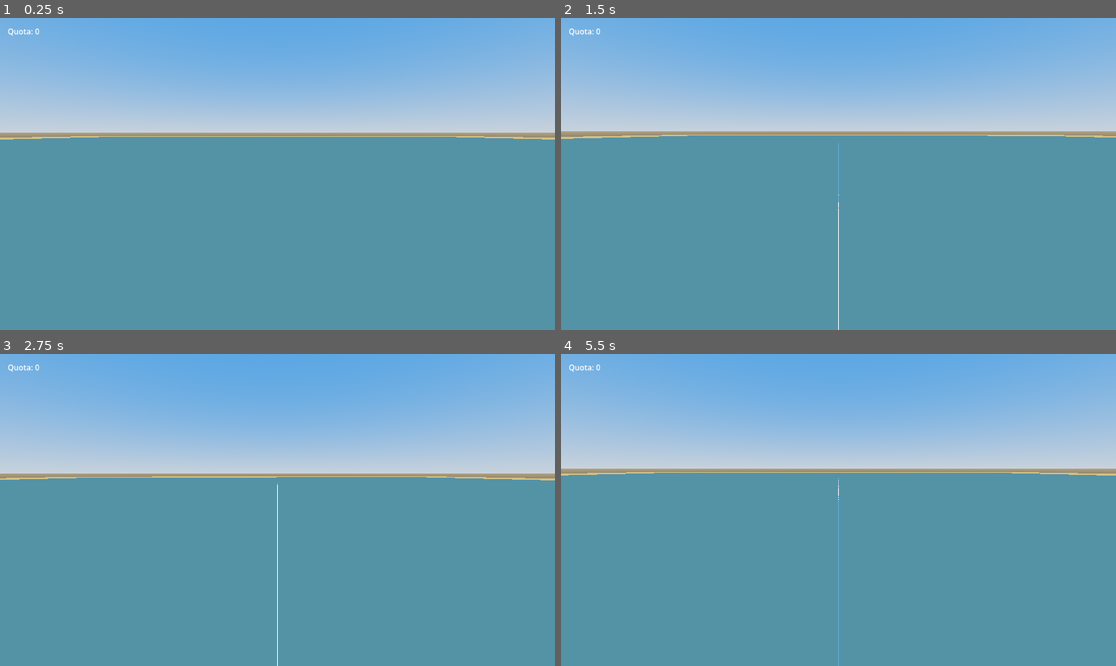
Above: before the commit, frames 1-4 (two rows, left to right).
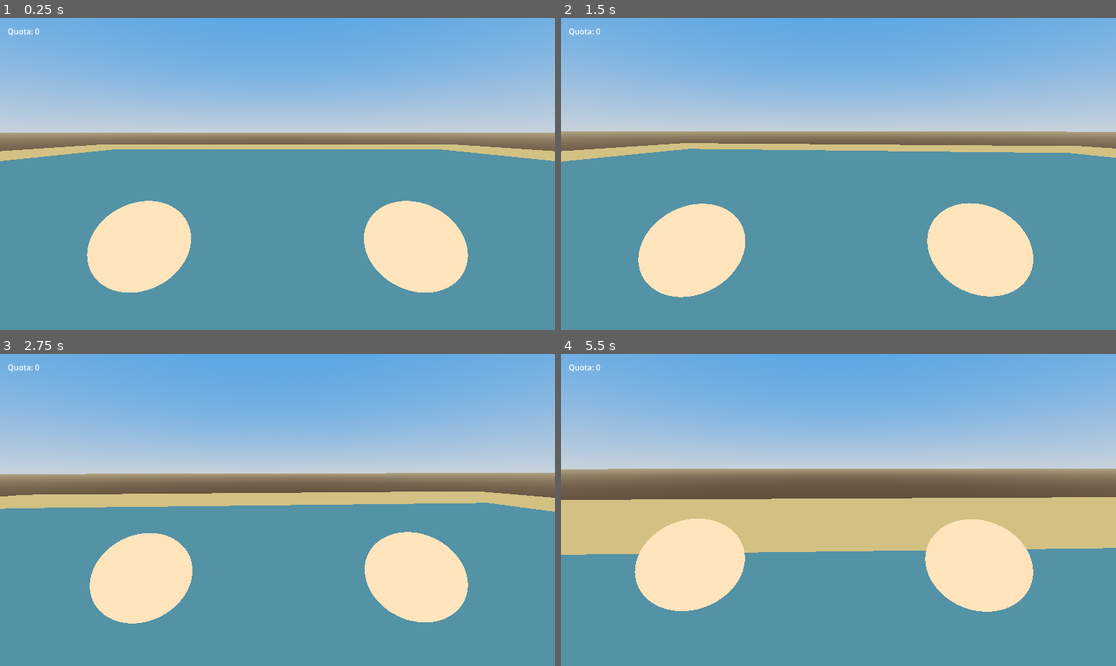
Above: after the commit, the same moments.

Repository: ImDarkly/loki
Game: Godot game, scene res://scenes/main.tscn
Same seed, same stepped clock (60 frames per second), same inputs: the game is played once before the commit and once after it.
Inputs (mouse positions are in pixels of both pictures, inside the frame that each line leads up to):
- Up to frame 1 (0.25 s): no input
- Up to frame 2 (1.5 s): tap Enter at 0.5 s; move the mouse to (866, 174) at 0.52 s; press the mouse at (866, 174) at 0.53 s; hold W (move_forward, bound only after the commit) from 0.53 s (still down); tap Space (jump, bound only after the commit) at 0.77, 0.8, 1.07, 1.35 s; move the mouse to (810, 174) at 1.27 s; release the mouse at (810, 174) at 1.28 s
- Up to frame 3 (2.75 s): keep holding W (move_forward, bound only after the commit); tap Space (jump, bound only after the commit) at 1.52, 1.82, 2.3 s; click (249, 510) at 1.55 s; move the mouse to (288, 503) at 2.02 s; press the mouse at (288, 503) at 2.03 s
- Up to frame 4 (5.5 s): keep holding W (move_forward, bound only after the commit); move the mouse to (832, 516) at 2.77 s; release the mouse at (832, 516) at 2.78 s; click (832, 516) at 2.85 s; tap Space (jump, bound only after the commit) at 3.02, 3.32, 3.6, 3.77, 4.07, 4.52, 4.82, 5.3 s; move the mouse to (877, 513) at 3.52 s; click (877, 513) at 3.67 s; move the mouse to (794, 506) at 4.27 s; click (794, 506) at 4.35 s; move the mouse to (844, 510) at 5.02 s; press the mouse at (844, 510) at 5.03 s

The runs differ from the first frame. In frame 1, 13% of the frame differs, in the area x 0-100%, y 37-88%; in frame 2, 14%; in frame 3, 18%; in frame 4, 32%, in the area x 0-100%, y 36-100%.

Commit message:
Add player movement, hands, jump dynamics, camera shake, and ground collision
- Rewrite player from Node3D to CharacterBody3D with WASD movement
- Add jump with variable height, camera spring bounce, hand motion
- Add camera walking shake (sine-based, tunable via Inspector exports)
- Add hand spheres with slime-like dynamics (walk squish, yaw sway, async follow)
- Add ground collision StaticBody3D to world setup
- Remove spacebar from cast_line and reel actions (left-click only)
- Fix landing check bug (save velocity before move_and_slide)
- Configure GUT test directory

Diff:
--- a/entities/player/player.gd
+++ b/entities/player/player.gd
@@ -1,28 +1,227 @@
-extends Node3D
-
-@onready var camera: Camera3D = $Camera3D
+extends CharacterBody3D
+
+@export var move_speed: float = 5.0
+@export var jump_height: float = 2.0
+@export var mouse_sensitivity: float = 0.002
+@export var fall_gravity_multiplier: float = 1.5
+@export var hand_follow_speed_left: float = 8.0
+@export var hand_follow_speed_right: float = 5.0
+@export var yaw_speed_variation: float = 4.0
+@export var walk_squish_strength: float = 0.05
+@export var walk_squish_decay: float = 8.0
+@export var shake_lateral: float = 0.01
+@export var shake_vertical: float = 0.0075
+@export var shake_forward: float = 0.005
+@export var shake_roll: float = 0.0025
+@export var shake_speed_lateral: float = 12.0
+@export var shake_speed_vertical: float = 10.0
+@export var shake_speed_forward: float = 8.0
+@export var shake_speed_roll: float = 14.0
+@export var jump_bounce_impulse: float = 0.3
+@export var land_bounce_impulse: float = 0.18
+@export var bounce_stiffness: float = 50.0
+@export var bounce_damping: float = 8.0
+@export var hand_jump_raise: float = 0.03
+@export var hand_land_drop: float = 0.025
+@export var hand_bounce_decay: float = 10.0
+@export var jump_cut_multiplier: float = 0.5
+
+
+@onready var head: Node3D = $Head
+@onready var camera: Camera3D = $Head/Camera3D
 @onready var fishing_mechanic: Node3D = $FishingMechanic
+@onready var hand_left: MeshInstance3D = $Head/HandLeft
+@onready var hand_right: MeshInstance3D = $Head/HandRight
+@onready var body_mesh: MeshInstance3D = $BodyMesh
+
+var _gravity: float = ProjectSettings.get_setting("physics/3d/default_gravity")
+var _jump_velocity: float
+
+var _hand_base_left: Vector3
+var _hand_base_right: Vector3
+var _prev_yaw: float = 0.0
+var _was_moving: bool = false
+var _walk_squish_offset: float = 0.0
+var _was_on_floor: bool = true
+var _cam_home: Vector3
+var _bounce_pos: float = 0.0
+var _bounce_vel: float = 0.0
+var _hand_bounce: float = 0.0
 
 
 func _ready() -> void:
 	randomize()
 	Input.mouse_mode = Input.MOUSE_MODE_CAPTURED
 
-	if not InputMap.has_action("cast_line"):
-		InputMap.add_action("cast_line")
-		var mouse_event := InputEventMouseButton.new()
-		mouse_event.button_index = MOUSE_BUTTON_LEFT
-		InputMap.action_add_event("cast_line", mouse_event)
-		var space_event := InputEventKey.new()
-		space_event.physical_keycode = KEY_SPACE
-		InputMap.action_add_event("cast_line", space_event)
-
-
-func _input(event: InputEvent) -> void:
+	_jump_velocity = sqrt(2.0 * _gravity * jump_height)
+
+	_setup_collision_shape()
+	_setup_meshes()
+	_setup_input_actions()
+
+	camera.position = Vector3.ZERO
+	_cam_home = Vector3.ZERO
+
+func _setup_collision_shape() -> void:
+	var shape := CylinderShape3D.new()
+	shape.height = 2.0
+	shape.radius = 0.3
+	var collision_shape := CollisionShape3D.new()
+	collision_shape.shape = shape
+	add_child(collision_shape)
+
+
+func _setup_meshes() -> void:
+	var body_mesh_resource := CylinderMesh.new()
+	body_mesh_resource.height = 2.0
+	body_mesh_resource.top_radius = 0.3
+	body_mesh_resource.bottom_radius = 0.3
+	body_mesh.mesh = body_mesh_resource
+
+	var body_mat := StandardMaterial3D.new()
+	body_mat.albedo_color = Color(0.2, 0.6, 1.0, 0.5)
+	body_mat.transparency = BaseMaterial3D.TRANSPARENCY_ALPHA
+	body_mat.shading_mode = BaseMaterial3D.SHADING_MODE_UNSHADED
+	body_mesh.material_override = body_mat
+
+	_setup_hand(hand_left, Vector3(-0.25, -0.2, -0.35))
+	_setup_hand(hand_right, Vector3(0.25, -0.2, -0.35))
+
+	_hand_base_left = hand_left.position
+	_hand_base_right = hand_right.position
+
+
+func _setup_hand(hand: MeshInstance3D, position_offset: Vector3) -> void:
+	var hand_mesh := SphereMesh.new()
+	hand_mesh.radius = 0.08
+	hand_mesh.height = 0.16
+	hand.mesh = hand_mesh
+	hand.position = position_offset
+
+	var hand_mat := StandardMaterial3D.new()
+	hand_mat.albedo_color = Color(1.0, 0.8, 0.6)
+	hand_mat.shading_mode = BaseMaterial3D.SHADING_MODE_UNSHADED
+	hand.material_override = hand_mat
+
+
+func _setup_input_actions() -> void:
+	_ensure_action("move_forward", KEY_W)
+	_ensure_action("move_back", KEY_S)
+	_ensure_action("move_left", KEY_A)
+	_ensure_action("move_right", KEY_D)
+	_ensure_action("jump", KEY_SPACE)
+
+	_ensure_action("cast_line")
+	_remove_key_from_action("cast_line", KEY_SPACE)
+
+	_remove_key_from_action("reel", KEY_SPACE)
+
+
+func _ensure_action(action: String, keycode: Key = KEY_NONE) -> void:
+	if not InputMap.has_action(action):
+		InputMap.add_action(action)
+	if keycode != KEY_NONE:
+		var event := InputEventKey.new()
+		event.physical_keycode = keycode
+		InputMap.action_add_event(action, event)
+
+
+func _remove_key_from_action(action: String, keycode: Key) -> void:
+	if not InputMap.has_action(action):
+		return
+	for event in InputMap.action_get_events(action):
+		if event is InputEventKey and event.physical_keycode == keycode:
+			InputMap.action_erase_event(action, event)
+
+
+func _process(delta: float) -> void:
+	var speed := Vector2(velocity.x, velocity.z).length()
+	var t := Time.get_ticks_msec() / 1000.0
+
+	var spring_force := -_bounce_pos * bounce_stiffness
+	_bounce_vel += (spring_force - _bounce_vel * bounce_damping) * delta
+	_bounce_pos += _bounce_vel * delta
+
+	var shake_pos := Vector3.ZERO
+	var shake_rot: float = 0.0
+
+	if speed > 0.1:
+		shake_pos = Vector3(
+			sin(t * shake_speed_lateral) * shake_lateral,
+			cos(t * shake_speed_vertical) * shake_vertical,
+			sin(t * shake_speed_forward) * shake_forward
+		)
+		shake_rot = sin(t * shake_speed_roll) * shake_roll
+
+	camera.position = _cam_home + shake_pos + Vector3(0, _bounce_pos, 0)
+	camera.rotation.z = shake_rot
+
+
+func _unhandled_input(event: InputEvent) -> void:
+	if event is InputEventMouseMotion and Input.mouse_mode == Input.MOUSE_MODE_CAPTURED:
+		rotate_y(-event.relative.x * mouse_sensitivity)
+		head.rotate_x(-event.relative.y * mouse_sensitivity)
+		head.rotation.x = clamp(head.rotation.x, deg_to_rad(-89.0), deg_to_rad(89.0))
+
 	if event.is_action_pressed("cast_line") and not fishing_mechanic.is_reeling():
 		fishing_mechanic.cast(global_position, -global_transform.basis.z)
 
-	if event is InputEventMouseMotion and Input.mouse_mode == Input.MOUSE_MODE_CAPTURED:
-		rotate_y(-event.relative.x * 0.002)
-		camera.rotate_x(-event.relative.y * 0.002)
-		camera.rotation.x = clamp(camera.rotation.x, deg_to_rad(-89.0), deg_to_rad(89.0))
+
+func _physics_process(delta: float) -> void:
+	if not is_on_floor():
+		var mult := fall_gravity_multiplier if velocity.y < 0 else 1.0
+		velocity.y -= _gravity * mult * delta
+
+	if Input.is_action_just_pressed("jump") and is_on_floor():
+		velocity.y = _jump_velocity
+		_bounce_vel = -jump_bounce_impulse
+		_hand_bounce = hand_jump_raise
+
+	if Input.is_action_just_released("jump") and velocity.y > 0.0:
+		velocity.y *= jump_cut_multiplier
+
+	var input_dir := Input.get_vector("move_left", "move_right", "move_forward", "move_back")
+	var direction := (transform.basis * Vector3(input_dir.x, 0, input_dir.y)).normalized()
+
+	if direction != Vector3.ZERO:
+		velocity.x = direction.x * move_speed
+		velocity.z = direction.z * move_speed
+	else:
+		velocity.x = move_toward(velocity.x, 0.0, move_speed)
+		velocity.z = move_toward(velocity.z, 0.0, move_speed)
+
+	var was_on_floor := is_on_floor()
+	move_and_slide()
+
+	if not was_on_floor and is_on_floor():
+		_hand_bounce = -hand_land_drop
+
+	_was_on_floor = is_on_floor()
+
+	var is_moving := Vector2(velocity.x, velocity.z).length() > 0.1
+	if is_moving and not _was_moving:
+		_walk_squish_offset = -walk_squish_strength
+	_walk_squish_offset = lerp(_walk_squish_offset, 0.0, walk_squish_decay * delta)
+	_was_moving = is_moving
+
+	var yaw_delta: float = fmod(rotation.y - _prev_yaw, TAU)
+	if yaw_delta > PI:
+		yaw_delta -= TAU
+	elif yaw_delta < -PI:
+		yaw_delta += TAU
+	var yaw_sign: float = sign(yaw_delta)
+	var speed_l: float = hand_follow_speed_left + yaw_sign * yaw_speed_variation
+	var speed_r: float = hand_follow_speed_right - yaw_sign * yaw_speed_variation
+
+	var pitch_factor: float = head.rotation.x / deg_to_rad(89.0)
+	var target_y: float = _hand_base_left.y + pitch_factor * 0.04 + _walk_squish_offset + _hand_bounce
+	hand_left.position.y = lerp(hand_left.position.y, target_y, speed_l * delta)
+	hand_right.position.y = lerp(hand_right.position.y, target_y, speed_r * delta)
+
+	var yaw_sway: float = -yaw_delta * 2.0
+	hand_left.position.x = lerp(hand_left.position.x, _hand_base_left.x + yaw_sway, speed_l * delta)
+	hand_right.position.x = lerp(hand_right.position.x, _hand_base_right.x + yaw_sway, speed_r * delta)
+
+	_hand_bounce = lerp(_hand_bounce, 0.0, hand_bounce_decay * delta)
+
+	_prev_yaw = rotation.y
--- a/scenes/main.tscn
+++ b/scenes/main.tscn
@@ -1,21 +1,28 @@
 [gd_scene format=3 uid="uid://dssphm27dhpip"]
 
-[ext_resource type="Script" path="res://entities/player/player.gd" id="1_n6c3h"]
+[ext_resource type="Script" uid="uid://i4odkxdn61c8" path="res://entities/player/player.gd" id="1_n6c3h"]
 [ext_resource type="PackedScene" path="res://systems/fishing/fishing_mechanic.tscn" id="2_o1vxj"]
-[ext_resource type="Script" path="res://world/world_setup.gd" id="3_y6pqm"]
+[ext_resource type="Script" uid="uid://208xm5t1nmmc" path="res://world/world_setup.gd" id="3_y6pqm"]
 
-[node name="main" type="Node3D"]
+[node name="main" type="Node3D" unique_id=1783119357]
 script = ExtResource("3_y6pqm")
 
-[node name="Player" type="Node3D" parent="."]
+[node name="Player" type="CharacterBody3D" parent="." unique_id=114001188]
 script = ExtResource("1_n6c3h")
 
-[node name="FishingMechanic" parent="Player" instance=ExtResource("2_o1vxj")]
+[node name="BodyMesh" type="MeshInstance3D" parent="Player" unique_id=1725971335]
 
-[node name="Camera3D" type="Camera3D" parent="Player"]
-transform = Transform3D(1, 0, 0, 0, 1, 0, 0, 0, 1, 0, 0.6, 0)
-rotation = Vector3(-0.2, 0, 0)
+[node name="Head" type="Node3D" parent="Player" unique_id=943289108]
+transform = Transform3D(1, 0, 0, 0, 1, 0, 0, 0, 1, 0, 1.6, 0)
+
+[node name="Camera3D" type="Camera3D" parent="Player/Head" unique_id=1972203984]
+transform = Transform3D(1, 0, 0, 0, 0.9800666, 0.19866933, 0, -0.19866933, 0.9800666, 0, 0, 0)
 current = true
-fov = 75.0
 near = 0.1
 far = 1000.0
+
+[node name="HandLeft" type="MeshInstance3D" parent="Player/Head" unique_id=1213215331]
+
+[node name="HandRight" type="MeshInstance3D" parent="Player/Head" unique_id=1759128289]
+
+[node name="FishingMechanic" parent="Player" unique_id=575926188 instance=ExtResource("2_o1vxj")]
--- a/systems/fishing/fishing_mechanic.gd
+++ b/systems/fishing/fishing_mechanic.gd
@@ -75,9 +75,6 @@
 		var reel_mouse := InputEventMouseButton.new()
 		reel_mouse.button_index = MOUSE_BUTTON_LEFT
 		InputMap.action_add_event("reel", reel_mouse)
-		var reel_key := InputEventKey.new()
-		reel_key.physical_keycode = KEY_SPACE
-		InputMap.action_add_event("reel", reel_key)
 
 	reel_meter.visible = false
 
--- a/world/world_setup.gd
+++ b/world/world_setup.gd
@@ -5,6 +5,7 @@
 	setup_environment()
 	setup_lighting()
 	setup_ground()
+	setup_ground_collision()
 	setup_water()
 
 
@@ -57,6 +58,19 @@
 	add_child(ground)
 
 
+func setup_ground_collision() -> void:
+	var body := StaticBody3D.new()
+	body.position = Vector3(0, -0.35, -7)
+
+	var shape := BoxShape3D.new()
+	shape.size = Vector3(80, 0.5, 80)
+
+	var collision := CollisionShape3D.new()
+	collision.shape = shape
+	body.add_child(collision)
+	add_child(body)
+
+
 func setup_water() -> void:
 	var mesh := PlaneMesh.new()
 	mesh.size = Vector2(50, 50)
Not shown, added: .gutconfig.json
